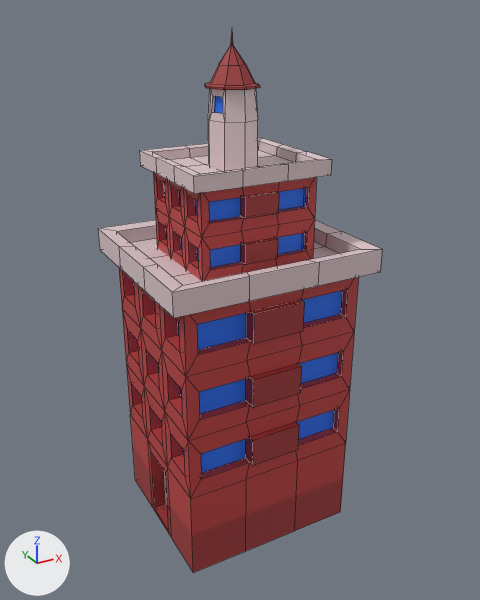
The FBX model Assets/3d_Imports/City/house19.fbx as it was, and as the next commit left it.
The view is the same before and after, from a 50 mm lens placed at (-14.7, -26.8, 26.0), pointed at (0.3, 0.5, 12.3). The lights are fixed; the arrows at lower left show +X, +Y and +Z. Mesh edges are drawn as thin lines. Where no turn or scale is listed for an object, it has been applied to the vertices.

Objects in the first picture: 'building.003'.
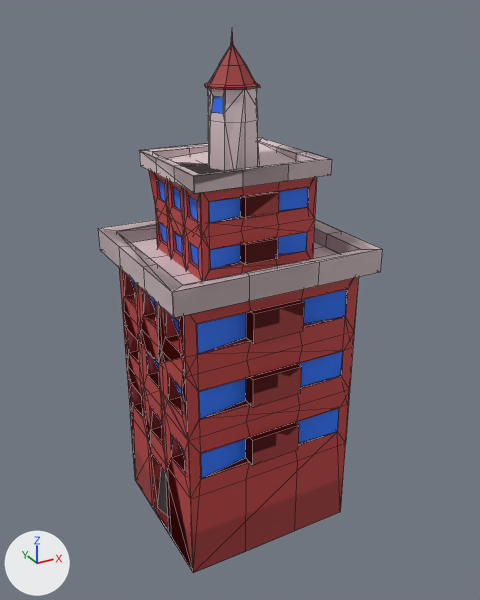
Changed parts and their boxes (x1, y1, x2, y2) in the pictures (480 x 600 px):
'building.003_LOD1', added: after (98, 45, 382, 571)

Patch to the scene script:
```diff
--- a/Assets/3d_Imports/City/house19.fbx.py
+++ b/Assets/3d_Imports/City/house19.fbx.py
@@ me_cube_061 @@
+me_cube_061.from_pydata(...)  # 370 vertices, 483 faces; spans x -5.3..5.4, y -4.1..5.5, z -0.2..24.6
+me_cube_061.materials.append(mat_house_palatte)  # picture img_house_palette_png
@@ ob_building_003_lod1 @@
+ob_building_003_lod1 = bpy.data.objects.new('building.003_LOD1', me_cube_061)
+ob_building_003_lod1.location = (0.0, 0.0, 0.0)
```
